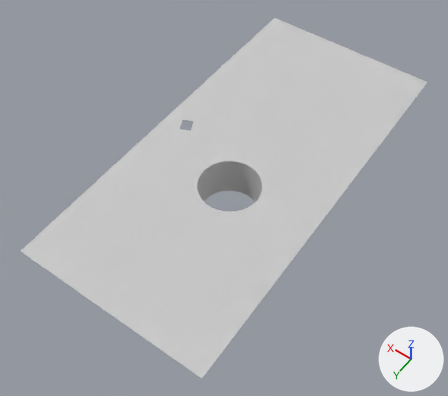
What one commit did to the FBX model Kalevala Pinball/Assets/Models/Playfield Surface.FBX.
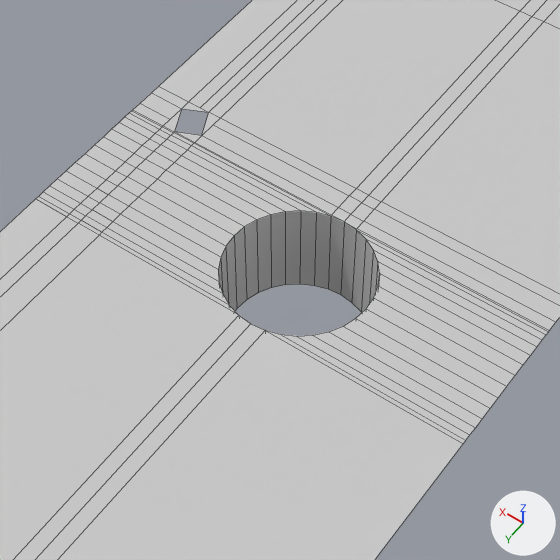
Each version is shown whole from a camera (50 mm lens) standing at (-0.569, 0.924, 1.185) and looking at (0.016, 0.106, -0.101), then close up on the part from 24% to 75% of the width and 19% to 76% of the height. Arrows for +X, +Y and +Z are at lower right; the lights stay in place. The close-ups show mesh edges as thin lines. Where no turn or scale is listed for an object, it has been applied to the vertices.

The scene before the commit, as lines of its bpy script (objects in view):
```python
me_mesh = bpy.data.meshes.new('Mesh')
me_mesh.from_pydata(...)  # 198 vertices, 151 faces; spans x -0.257..0.257, y -0.533..0.533, z -0.12..0.0
me_mesh.materials.append(mat_placeholder)  # light grey #cacaca
ob_playfield_surface = bpy.data.objects.new('Playfield Surface', me_mesh)
ob_playfield_surface.location = (0.0, 0.03, 0.0)
```
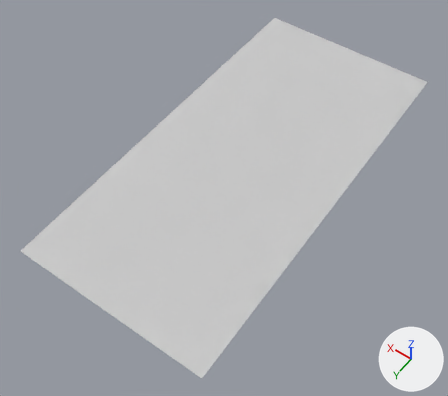
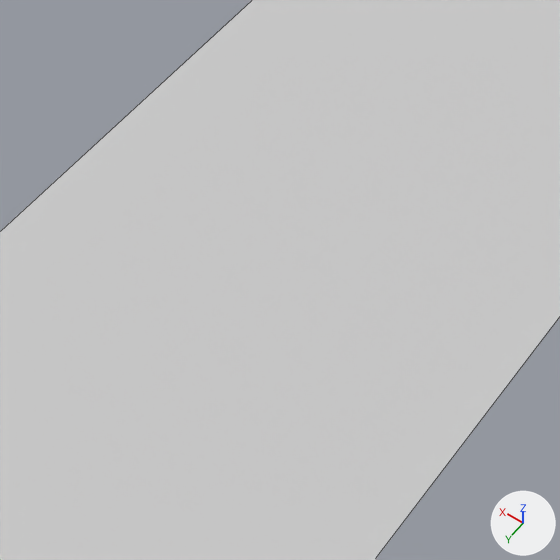
The newer file is also turned or shifted as a whole; pictures and numbers use the older file's frame.

Changed parts and their boxes [x1, y1, x2, y2] in the close-ups (560 x 560 px):
part 1 of me_mesh, cut back
    both: [0, 0, 560, 560]

Diff of the bpy script that builds the scene:
```diff
--- a/Kalevala Pinball/Assets/Models/Playfield Surface.FBX.py
+++ b/Kalevala Pinball/Assets/Models/Playfield Surface.FBX.py
@@ me_mesh @@
 # used by ob_playfield_surface; location = (0.0, 0.03, 0.0)
-me_mesh.from_pydata(...)  # 198 vertices, 151 faces; spans x -0.257..0.257, y -0.533..0.533, z -0.12..0.0
+me_mesh.from_pydata(...)  # 4 vertices, 1 face; spans x -0.257..0.257, y -0.533..0.533, z 0.0
+# me_mesh part 1
+# 194 vertices are removed from x -0.257..0.257, y -0.533..0.533, z -0.12..0.0
+# 151 faces are deleted
+# 1 new face joins them
 me_mesh.materials.append(mat_placeholder)
```
